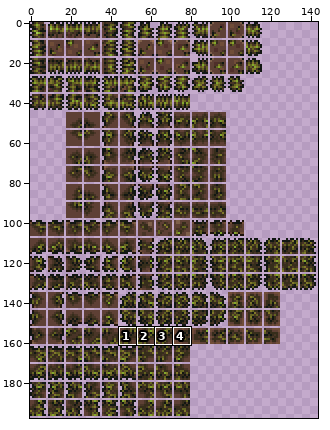
Two versions of one sprite sheet, Assets/Textures/Tiles/Sylvanwalde/LoamGrassTile.png. The first picture is a wide view before the edit; the outline marks the close-up.
Close-up. The starting point:
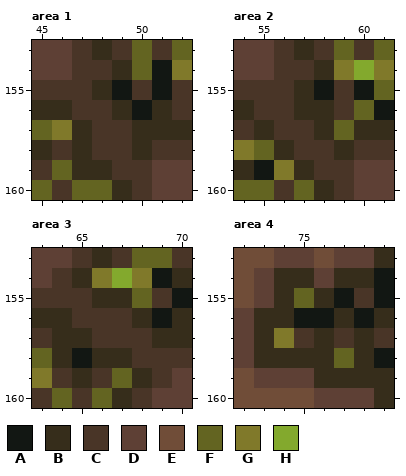
The file is 288x396 pixels, drawn in blocks of 2x2; one block is one cell here. Shown: area 1: x 45..52, y 153..160; area 2: x 54..61, y 153..160; area 3: x 63..70, y 153..160; area 4: x 72..79, y 153..160. The commit also changed other parts of the picture, which this record leaves out.
Palette (. is transparent): A #121713  B #362d1b  C #493527  D #5e4035  E #704d38  F #636421  G #80792a  H #83a92d
Pixels before, area 1, first column x 45:
153 DDCBCFCF
154 DDCCBFAG
155 CCCBACAC
156 BBCCBABC
157 FGBCCBBB
158 BCBCCBCC
159 CFBBCCDD
160 FCFFBCDD
Pixels before, area 2, first column x 54:
153 DDCBCFCF
154 DDCCBGHG
155 CCCBACAF
156 BCCBBCFA
157 CBCCBFBB
158 GFBCCBCC
159 BAGBCCDD
160 FFCFBCDD
Pixels before, area 3, first column x 63:
153 DDCBCFFC
154 DCBGHGAB
155 CCCBBFCA
156 BBCCCBAB
157 CBBCCCBB
158 FBABBCCC
159 GCBCFBCD
160 CFCFBCDD
Pixels before, area 4, first column x 72:
153 EEDDEDDB
154 EDBBDBBA
155 EDBFBACA
156 DBBAABAB
157 DBGCBCBC
158 DBBBBFBA
159 EDDDBBBB
160 EEEEDDDB
New version:
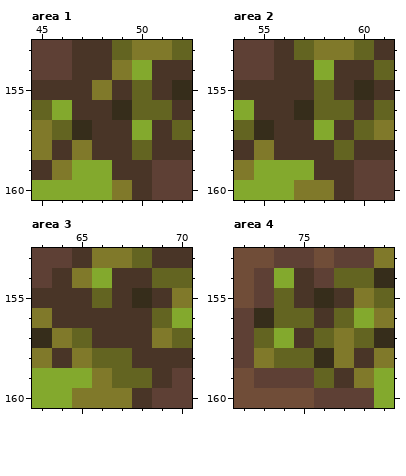
Diff:
Area 1:
y 153: x 48..51 BCFC -> CFGG
y 154: x 49..52 BFAG -> GHCC
y 155: x 48..52 BACAC -> GCFCB
y 156: x 45..46 BB -> FH; x 50..51 AB -> FF
y 157: x 45..46 FG -> GF; x 50..52 BBB -> HCF
y 158: x 45 B -> G; x 47 B -> G; x 50 B -> F
y 159: x 46..48 FBB -> GHH
y 160: x 45..49 FCFFB -> HHHHG
Area 2:
y 153: x 57..61 BCFCF -> FGGFC
y 154: x 58..61 BGHG -> HCCF
y 155: x 57..58 BA -> CF; x 60..61 AF -> BC
y 156: x 54 B -> H; x 58..61 BCFA -> FFCF
y 157: x 54 C -> F; x 58..61 BFBB -> HCFG
y 158: x 54..56 GFB -> CGC; x 59 B -> F
y 159: x 54..57 BAGB -> GHHH
y 160: x 54..58 FFCFB -> HHHGG
Area 3:
y 153: x 66..67 BC -> GG; x 69 F -> C
y 154: x 65..70 BGHGAB -> GHCCFF
y 155: x 66..68 BBF -> FCB; x 70 A -> G
y 156: x 63..64 BB -> GC; x 68..70 BAB -> CFH
y 157: x 63..65 CBB -> BGF; x 69..70 BB -> GF
y 158: x 63..67 FBABB -> GCGFF
y 159: x 63..66 GCBC -> HHHG; x 68 B -> F
y 160: x 63..67 CFCFB -> HHGGG
Area 4:
y 153: x 79 B -> G
y 154: x 74..75 BB -> HC; x 77..79 BBA -> FFB
y 155: x 74..75 BF -> FC; x 77..79 ACA -> CGF
y 156: x 74..79 BAABAB -> FFCFHG
y 157: x 73..74 BG -> FH; x 76..79 BCBC -> FGFB
y 158: x 73..75 BBB -> GFF; x 77..79 FBA -> GCG
y 159: x 76..79 BBBB -> FCGH
y 160: x 79 B -> H
Pixel boxes of the changes (left, top, right, bottom) in both close-ups:
changed: (32, 40, 192, 200)
changed: (234, 40, 394, 200)
changed: (32, 248, 192, 408)
changed: (254, 248, 394, 408)
